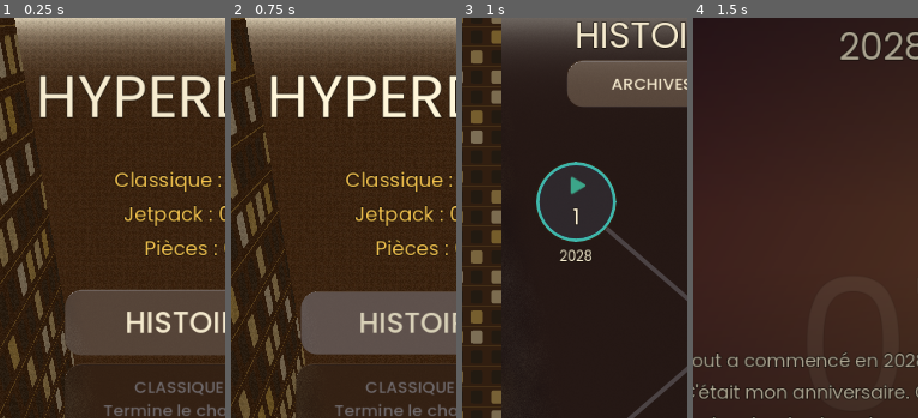
Above: before the commit, frames 1-4 (left to right).
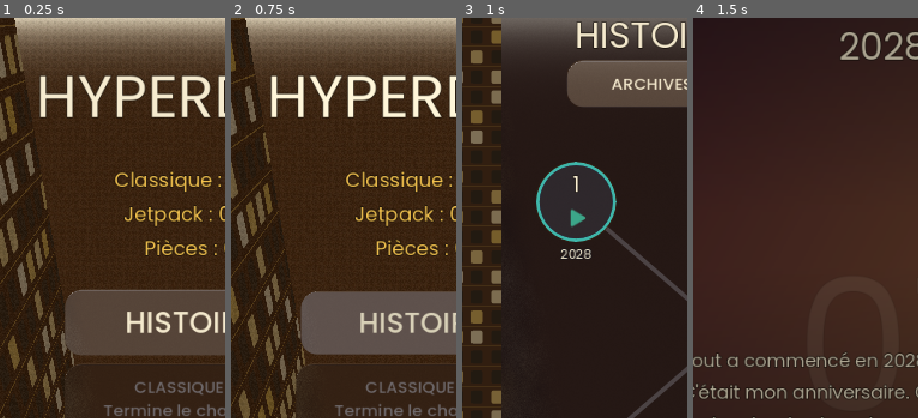
Above: after the commit, the same moments.

Repository: quvntvn/Hyperdive
Game: Godot game, scene res://scenes/ui/main_menu.tscn
Same seed, same stepped clock (60 frames per second), same inputs: the game is played once before the commit and once after it.
Inputs (mouse positions are % of the whole screen's width and height, from its top left):
- Up to frame 1 (0.25 s): no input
- Up to frame 2 (0.75 s): tap Enter at 0.5 s; move the mouse to (72, 45) at 0.52 s; hold D (move_right) from 0.53 s (still down); tap 1 at 0.6 s; click (72, 45) at 0.67 s
- Up to frame 3 (1 s): keep holding D (move_right)
- Up to frame 4 (1.5 s): release D (move_right) at 1.25 s; click "ARCHIVES" at 1.25 s
The pictures show only the part of the screen within x 8-58%, y 9-59%; the shares and areas given below are measured in that part.

Frames 1-2 are identical in both runs. In frame 3, 0.7% of the frame differs, in the area x 43-58%, y 39-61%; in frame 4, nothing differs.

Commit message:
feat(story): titres sous les nœuds débloqués de la carte
Titre crème sous chaque nœud débloqué (courant légèrement plus grand et
plein feu, complétés adoucis), rien sous les verrouillés (mystère).
Largeur 170 calée entre les tours (l'ancien titre courant à 200 débordait),
autowrap 2 lignes + liseré sombre pour la lisibilité sur le chemin/les tours.
Nœud : numéro en haut, logo de type dessous (inversés).

Diff:
--- a/hyperdive/scripts/ui/campaign_screen.gd
+++ b/hyperdive/scripts/ui/campaign_screen.gd
@@ -19,6 +19,10 @@
 const NORMAL_D: float = 76.0        # diamètre d'un nœud (agrandi : numéro + logo de type lisibles)
 const CURRENT_D: float = 96.0       # diamètre du nœud courant (mis en avant)
 const SIDE_MARGIN: float = 16.0     # = offset_left/right du Scroll dans la scène
+# Largeur du titre sous un nœud, calée pour ne PAS déborder sur les tours : en base 540, nœud à
+# ±91 px du centre écran (270) et bord de tour à 180 px du centre → demi-titre max ≈ 89. Sur
+# écran plus large, l'écart nœud/tour grandit → 540 est le pire cas.
+const TITLE_W: float = 170.0
 
 const TURQUOISE: Color = Color(0.235, 0.682, 0.639)   # chute
 const JAUNE: Color = Color(0.949, 0.757, 0.306)       # jetpack
@@ -188,8 +192,19 @@
 		btn.add_theme_stylebox_override(s, sb)
 
 	if unlocked:
-		# Logo de TYPE en haut du nœud : triangle "play" (jouable) ou livre (narration), teinté
-		# par la couleur de type. Le numéro passe dans la moitié BASSE → les deux restent lisibles.
+		# Numéro de chapitre (moitié HAUTE), couleur de type si complété, crème sinon.
+		var num := Label.new()
+		num.text = str(n)
+		num.add_theme_font_size_override("font_size", 26 if current else 22)
+		num.add_theme_color_override("font_color", tcol if completed else CREME)
+		num.horizontal_alignment = HORIZONTAL_ALIGNMENT_CENTER
+		num.vertical_alignment = VERTICAL_ALIGNMENT_CENTER
+		num.size = Vector2(d, d * 0.45)
+		num.position = Vector2(0.0, d * 0.06)
+		num.mouse_filter = Control.MOUSE_FILTER_IGNORE
+		btn.add_child(num)
+		# Logo de TYPE sous le numéro : triangle "play" (jouable) ou livre (narration), teinté
+		# par la couleur de type. Numéro en haut + logo en bas → les deux restent lisibles.
 		var is_story: bool = ch.get("type", "story") == "story"
 		var icon := TextureRect.new()
 		icon.texture = load(READ_ICON if is_story else PLAY_ICON)
@@ -197,21 +212,10 @@
 		icon.stretch_mode = TextureRect.STRETCH_KEEP_ASPECT_CENTERED
 		var isz: float = d * 0.34
 		icon.size = Vector2(isz, isz)
-		icon.position = Vector2((d - isz) * 0.5, d * 0.13)
+		icon.position = Vector2((d - isz) * 0.5, d * 0.53)
 		icon.modulate = tcol
 		icon.mouse_filter = Control.MOUSE_FILTER_IGNORE
 		btn.add_child(icon)
-		# Numéro de chapitre (moitié basse), couleur de type si complété, crème sinon.
-		var num := Label.new()
-		num.text = str(n)
-		num.add_theme_font_size_override("font_size", 26 if current else 22)
-		num.add_theme_color_override("font_color", tcol if completed else CREME)
-		num.horizontal_alignment = HORIZONTAL_ALIGNMENT_CENTER
-		num.vertical_alignment = VERTICAL_ALIGNMENT_CENTER
-		num.size = Vector2(d, d * 0.45)
-		num.position = Vector2(0.0, d * 0.47)
-		num.mouse_filter = Control.MOUSE_FILTER_IGNORE
-		btn.add_child(num)
 	else:
 		# Verrouillé : pas de numéro, un cadenas centré. Le cadenas PRIME sur le liseré de type.
 		var lock := TextureRect.new()
@@ -232,8 +236,15 @@
 		var tw := btn.create_tween().set_loops()
 		tw.tween_property(btn, "modulate", Color(1.25, 1.25, 1.25, 1.0), 0.9).set_trans(Tween.TRANS_SINE)
 		tw.tween_property(btn, "modulate", Color(1.0, 1.0, 1.0, 1.0), 0.9).set_trans(Tween.TRANS_SINE)
-		# Titre court du chapitre courant, sous le nœud.
-		_add_label(ch.get("title", ""), 16, CREME, Vector2(center.x - 100.0, center.y + d * 0.5 + 6.0), 200.0)
+
+	# Titre sous chaque nœud DÉBLOQUÉ (complétés ✓ + courant) ; les verrouillés n'affichent rien
+	# (garde le mystère sur la suite). Le courant est un peu plus grand et plein feu (repérable
+	# d'un coup d'œil), les autres en crème adoucie. Autowrap 2 lignes pour les titres longs.
+	if unlocked:
+		var t_size: int = 15 if current else 12
+		var t_col: Color = CREME if current else Color(CREME, 0.72)
+		_add_label(ch.get("title", ""), t_size, t_col,
+			Vector2(center.x - TITLE_W * 0.5, center.y + d * 0.5 + 4.0), TITLE_W, true)
 
 	# Badge ✓ pour les chapitres complétés (en haut à droite du nœud).
 	if completed:
@@ -243,13 +254,22 @@
 	if n == 20:
 		_add_label("↓  ↑", 22, JAUNE, Vector2(center.x - 60.0, center.y - d * 0.5 - 30.0), 120.0)
 
-func _add_label(txt: String, font_size: int, color: Color, pos: Vector2, width: float) -> void:
+func _add_label(txt: String, font_size: int, color: Color, pos: Vector2, width: float, two_lines: bool = false) -> void:
 	var lbl := Label.new()
 	lbl.text = txt
 	lbl.add_theme_font_size_override("font_size", font_size)
 	lbl.add_theme_color_override("font_color", color)
+	# Liseré sombre : le texte reste lisible quand il passe sur le chemin crème ou les tours.
+	lbl.add_theme_color_override("font_outline_color", Color(0.05, 0.06, 0.10, 0.85))
+	lbl.add_theme_constant_override("outline_size", 4)
 	lbl.horizontal_alignment = HORIZONTAL_ALIGNMENT_CENTER
-	lbl.size = Vector2(width, float(font_size) + 8.0)
+	# two_lines : autowrap pour les titres longs ("Vertex est tombée"…) — hauteur réservée pour
+	# 2 lignes (un titre court n'en occupe qu'une, l'espace vide en dessous ne se voit pas).
+	if two_lines:
+		lbl.autowrap_mode = TextServer.AUTOWRAP_WORD
+		lbl.size = Vector2(width, (float(font_size) + 6.0) * 2.0)
+	else:
+		lbl.size = Vector2(width, float(font_size) + 8.0)
 	lbl.custom_minimum_size = lbl.size
 	lbl.position = pos
 	lbl.mouse_filter = Control.MOUSE_FILTER_IGNORE
Not shown, changed: hyperdive/CLAUDE.md
